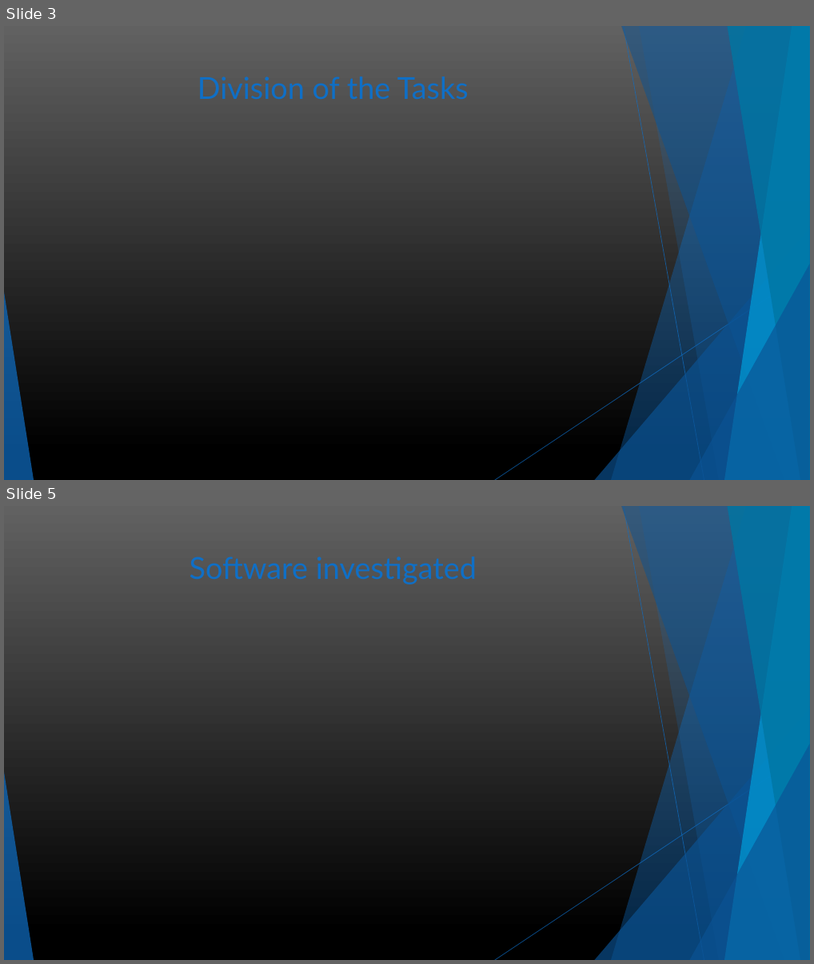
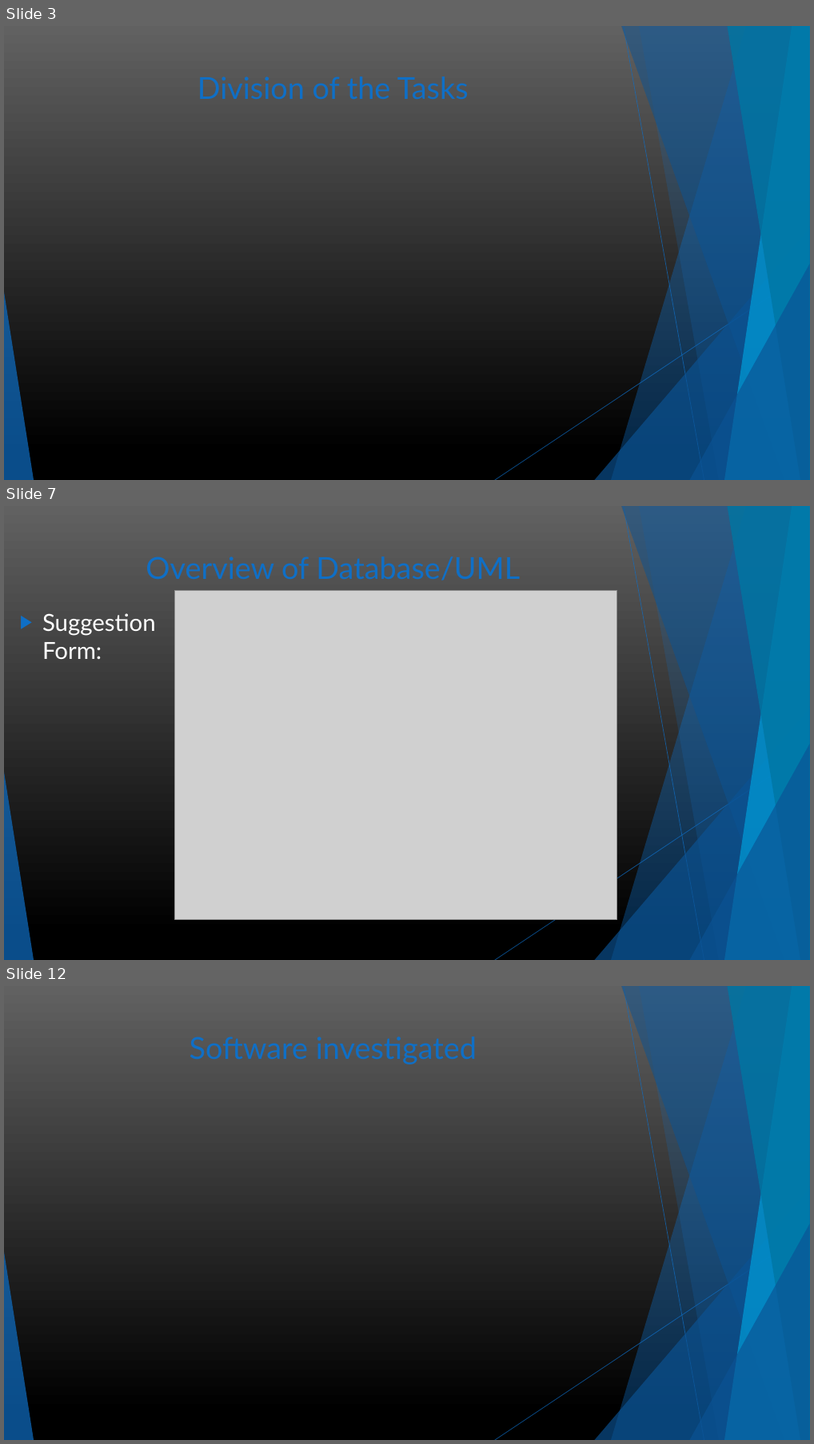
Before and after one commit to RemIgiYa/Project, a slide deck: MCTV Limited presentation.pptx. Shown one above the other, each under a label of ours: slides 3 and 5 before the commit, slides 3, 7 and 12 after it; the slides between them are not shown. The pictures are 814x964 and 814x1444 pixels, drawn with LibreOffice and Linux fonts; fonts in the diff are those of the drawing; grey boxes stand for pictures. Boxes give left, top, right and bottom in pixels: in the first picture for what was removed or moved away, otherwise in the second. Text is boxed around its words. In the diff, an @@ line names an element or a change of style, - is before the commit and + after.

```diff
--- a/MCTV Limited presentation.pptx
+++ b/MCTV Limited presentation.pptx
@@ slide 7 added at box(4, 506, 810, 960), background gradient #616161 to #000000; not listed: 10 template elements that a slide beside it also shows @@
@@ title added at box(146, 556, 520, 580), 36 pt, text #0F6FC6 @@
+Overview of Database/UML
@@ picture added at box(175, 591, 618, 920) @@
@@ text added at box(42, 613, 156, 659), 28 pt, text #FFFFFF @@
+▶ Suggestion Form:
@@ what was slide 5 is now slide 12 @@
```
Also in this commit, not shown: 2 slides changed, 7 other slides added, 1 slide removed.
